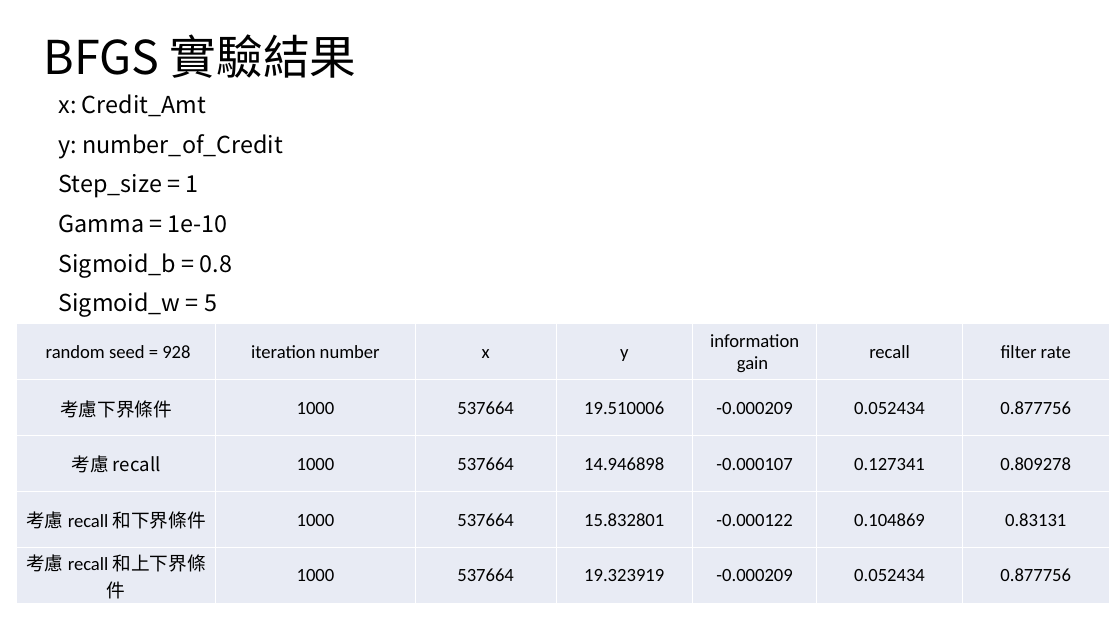
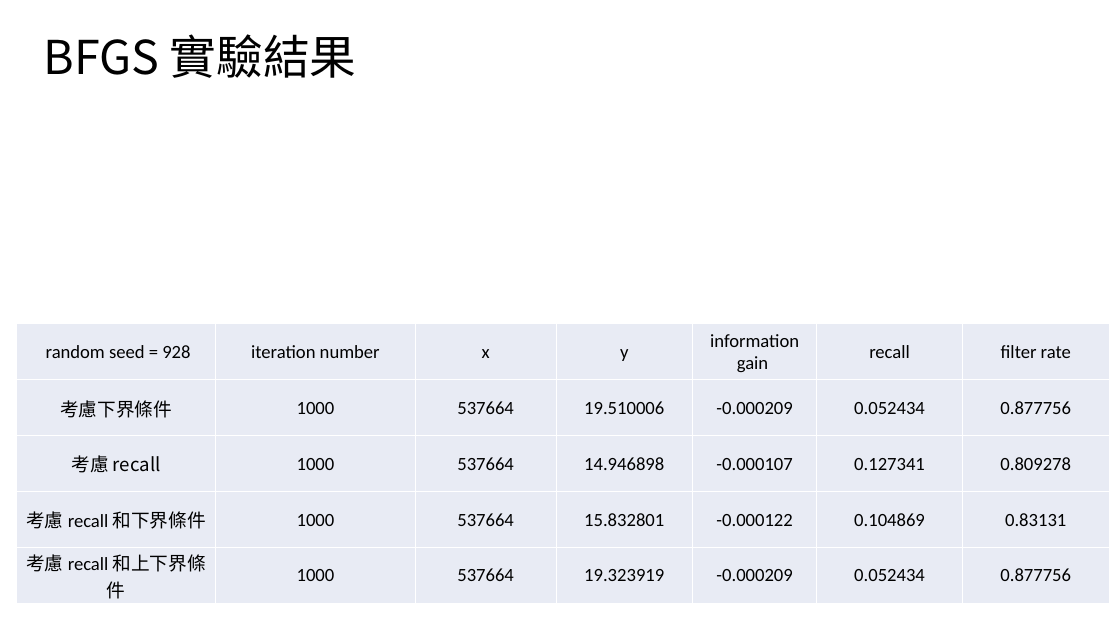
Before and after one commit to eason758/MetaEdge, a slide deck: slide 5 of ppt/20221103.pptx. Drawn at 1120x630 pixels with LibreOffice and Linux fonts; fonts in the diff are those of the drawing; grey boxes stand for pictures. Boxes give left, top, right and bottom in pixels: in the first picture for what was removed or moved away, otherwise in the second. Text is boxed around its words. In the diff, an @@ line names an element or a change of style, - is before the commit and + after.

```diff
--- a/ppt/20221103.pptx
+++ b/ppt/20221103.pptx
@@ text removed at <box>59,94,283,317</box> @@
-x: Credit_Amt
-y: number_of_Credit
-Step_size = 1
-Gamma = 1e-10
-Sigmoid_b = 0.8
-Sigmoid_w = 5
```
Also in this commit, not shown: 5 other files.
